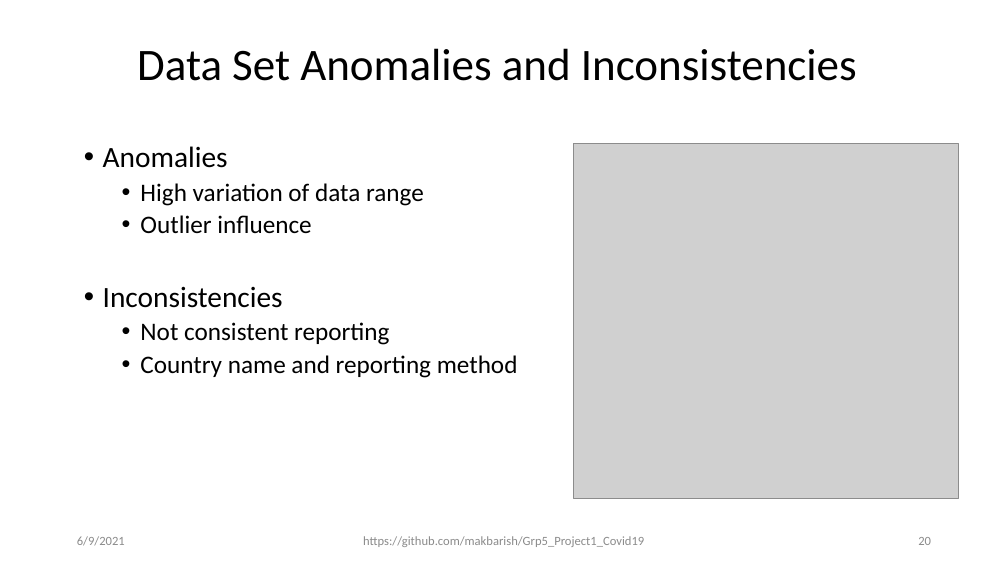
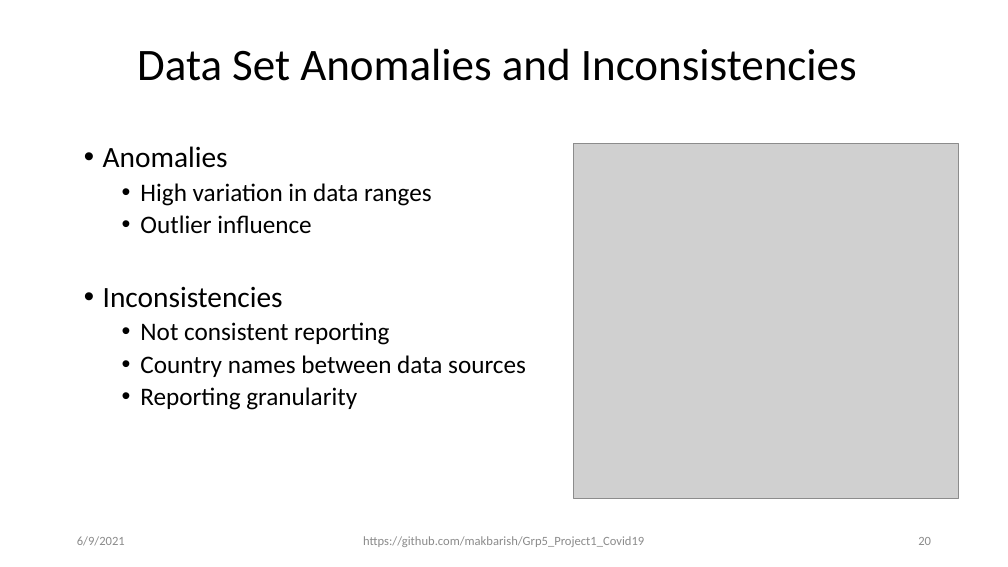
Before and after one commit to makbarish/Grp5_Project1_Covid19, a slide deck: slide 20 of Clay/Novel_Corona_Virus_2019_v3.pptx. Drawn at 1008x567 pixels with LibreOffice and Linux fonts; fonts in the diff are those of the drawing; grey boxes stand for pictures. Boxes give left, top, right and bottom in pixels: in the first picture for what was removed or moved away, otherwise in the second. Text is boxed around its words. In the diff, an @@ line names an element or a change of style, - is before the commit and + after.

```diff
--- a/Clay/Novel_Corona_Virus_2019_v3.pptx
+++ b/Clay/Novel_Corona_Virus_2019_v3.pptx
@@ text at <box>140,183,432,206</box>: text changed @@
-  • High variation of data range
+  • High variation in data ranges
@@ text at <box>140,355,526,410</box>: text changed @@
-  • Country name and reporting method
+  • Country names between data sources
+  • Reporting granularity
```
Also in this commit, not shown: 3 other slides changed, 1 other file.
